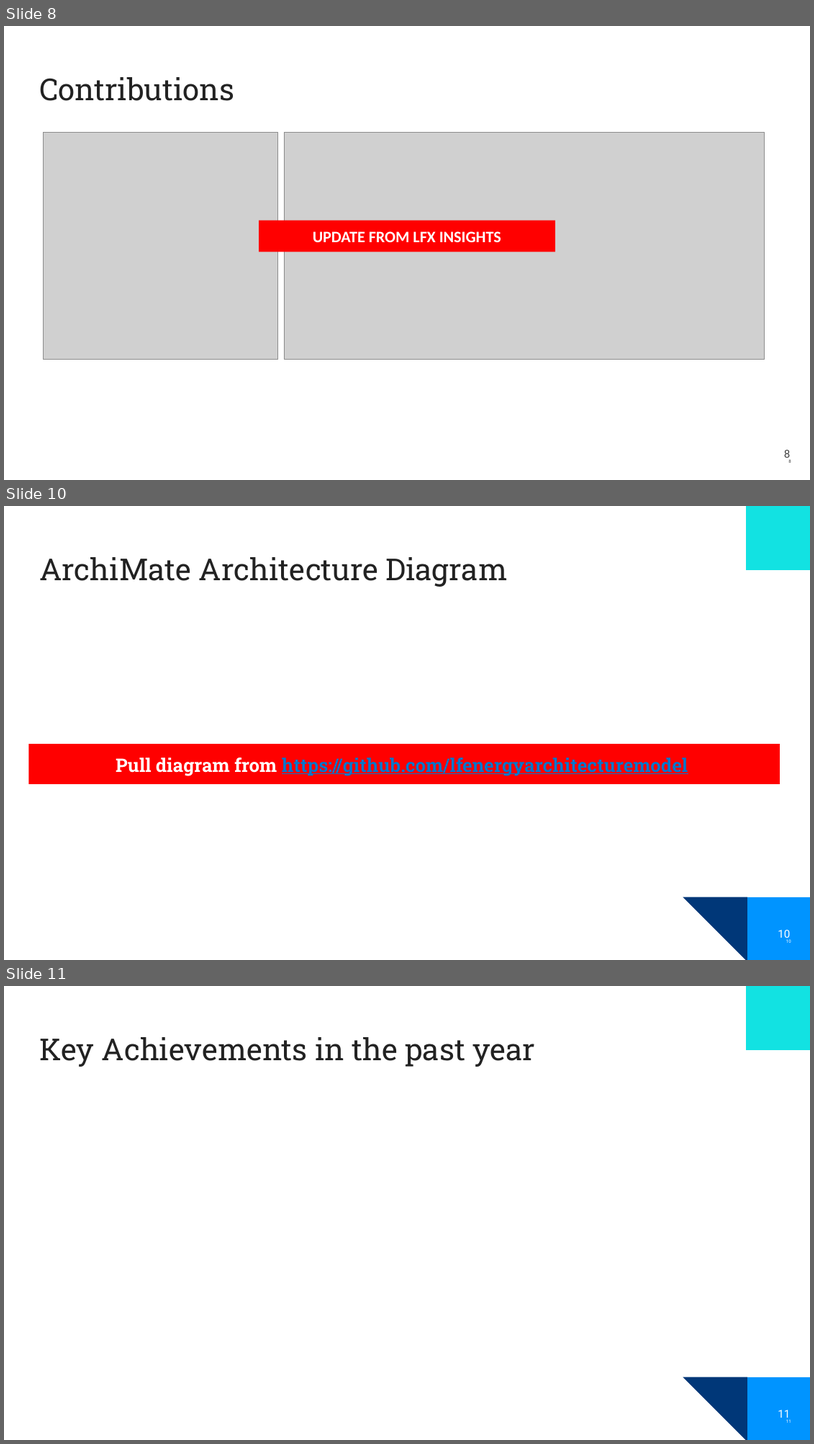
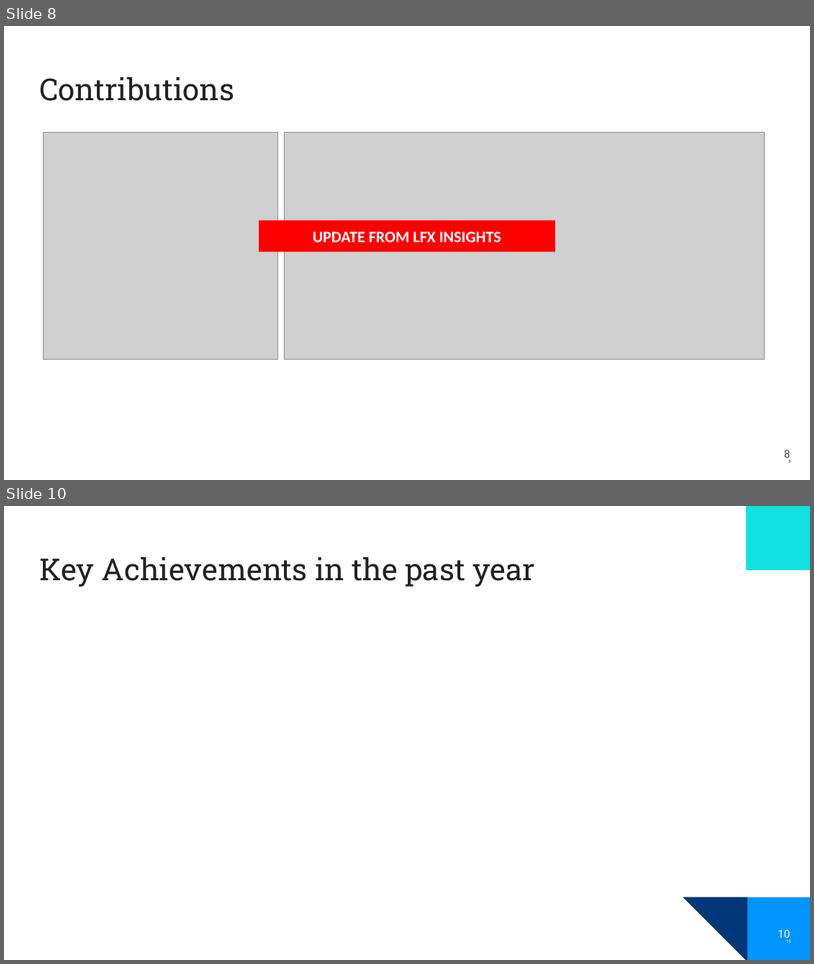
Before and after one commit to lf-energy/tac, a slide deck: process/annual_review_template.pptx. Shown one above the other, each under a label of ours: slides 8, 10 and 11 before the commit, slides 8 and 10 after it; the slides between them are not shown. The pictures are 814x1444 and 814x964 pixels, drawn with LibreOffice and Linux fonts; fonts in the diff are those of the drawing; grey boxes stand for pictures; background and template pictures are left out. Boxes give left, top, right and bottom in pixels: in the first picture for what was removed or moved away, otherwise in the second. Text is boxed around its words. In the diff, an @@ line names an element or a change of style, - is before the commit and + after.

```diff
--- a/process/annual_review_template.pptx
+++ b/process/annual_review_template.pptx
@@ slide 10 removed at (x1=4, y1=506, x2=810, y2=960), background #FFFFFF; not listed: 3 template elements that a slide beside it also shows @@
@@ title removed at (x1=39, y1=557, x2=508, y2=587) @@
-ArchiMate Architecture Diagram
@@ text removed at (x1=28, y1=744, x2=780, y2=784) @@
-Pull diagram from https://github.com/lfenergyarchitecturemodel
@@ page number removed at (x1=778, y1=929, x2=790, y2=941) @@
-10
@@ page number removed at (x1=787, y1=939, x2=792, y2=942) @@
-10
@@ what was slide 11 is now slide 10 @@
@@ page number at (x1=778, y1=929, x2=790, y2=941): text changed @@
-11
+10
@@ page number at (x1=787, y1=939, x2=792, y2=942): text changed @@
-11
+10
```
Also in this commit, not shown: 4 slides changed.
